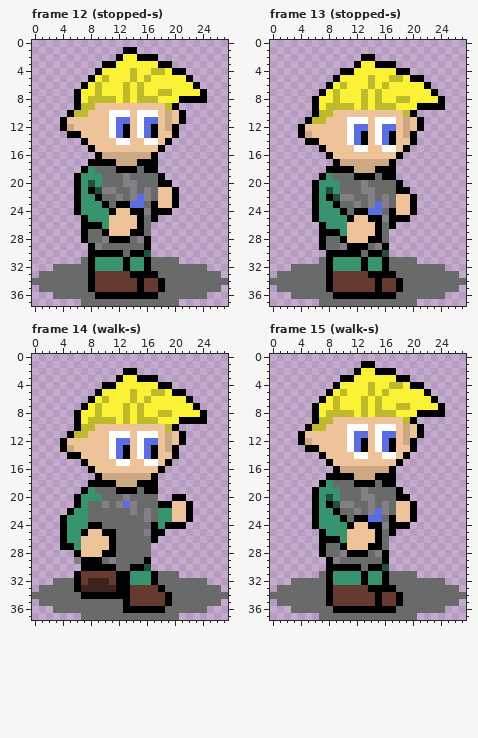
Two versions of one pixel-art file, art/sprites/player.aseprite. The first picture shows the starting point.
28x38 pixels, 17 frames. Shown: frame 12 (stopped-s), frame 13 (stopped-s), frame 14 (walk-s), frame 15 (walk-s). The commit also changed other frames, which this record leaves out.
The same view after the edit:
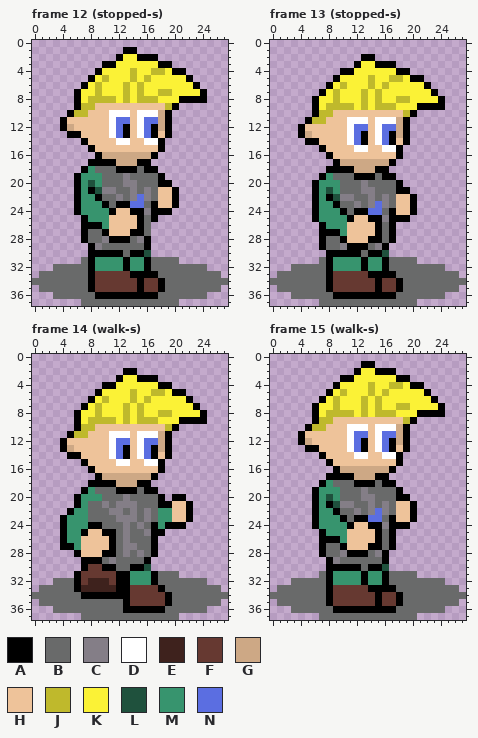
Palette (. is transparent): A #000000  B #696a6a  C #847e87  D #ffffff  E #3e221d  F #663931  G #cda885  H #eec39a  J #bfb92c  K #fbf236  L #1f513d  M #37946e  N #5b6ee1
Difference:
Changed rows in their new state; - is an unchanged pixel.
Frame 12 (stopped-s), layer "Layer 5":
first column x 17:
10 -GA..
11 -GA..
12 -GA.-
13 --A.-
14 -A.--
17 .----
Frame 13 (stopped-s), layer "Layer 5":
first column x 17:
11 -GA..
12 -GA..
13 -GA.-
14 --A.-
15 -A.--
18 .----
first column x 17:
27 A
28 A
Frame 14 (walk-s), layer "Layer 5":
first column x 6:
11 ------------GA..
12 ------------GA..
13 ------------GA.-
14 -------------A.-
15 ------------A.--
18 -----------.----
20 ------------A---
21 -------C--------
22 -----CC---------
23 ------CCC-------
24 -------C-C------
25 -------C--------
26 -------C--------
27 -------CC--A----
28 -------C-C-A----
29 .---------------
30 --FF------------
Frame 15 (walk-s), layer "Layer 5":
first column x 17:
10 -GA..
11 -GA..
12 -GA.-
13 --A.-
14 -A.--
17 .----
first column x 17:
26 A
27 A
Where, in picture pixels (left, top, right, bottom), the same in both pictures:
changed: (151, 110, 186, 166)
changed: (389, 117, 424, 173)
added: (389, 229, 396, 243)
changed: (74, 431, 186, 571)
changed: (389, 424, 424, 480)
added: (389, 536, 396, 550)
